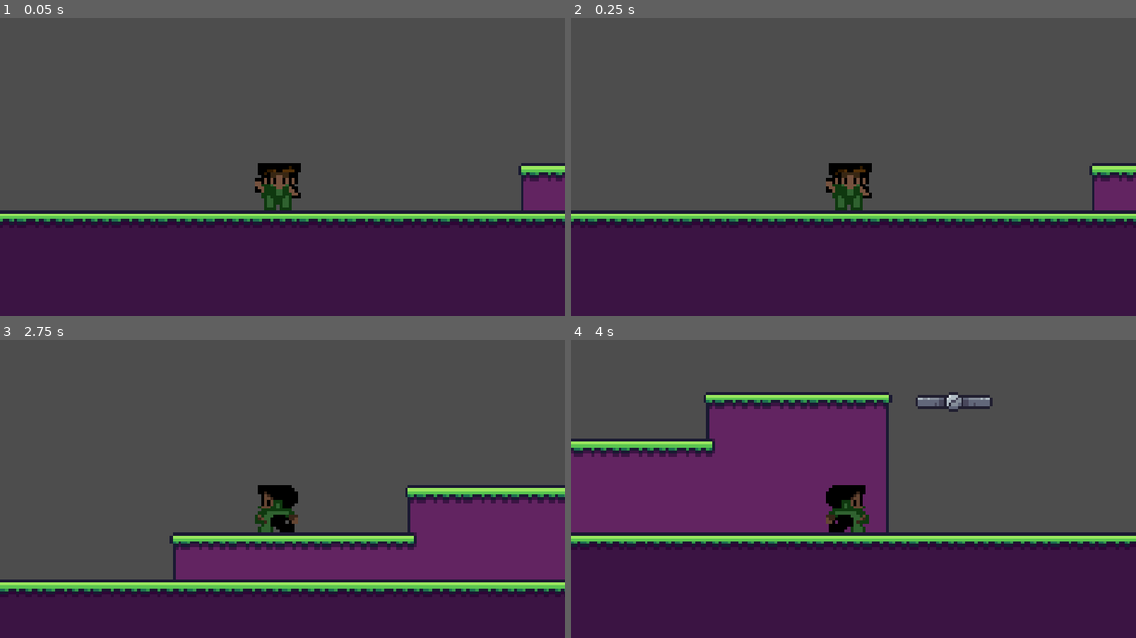
Above: before the commit, frames 1-4 (two rows, left to right).
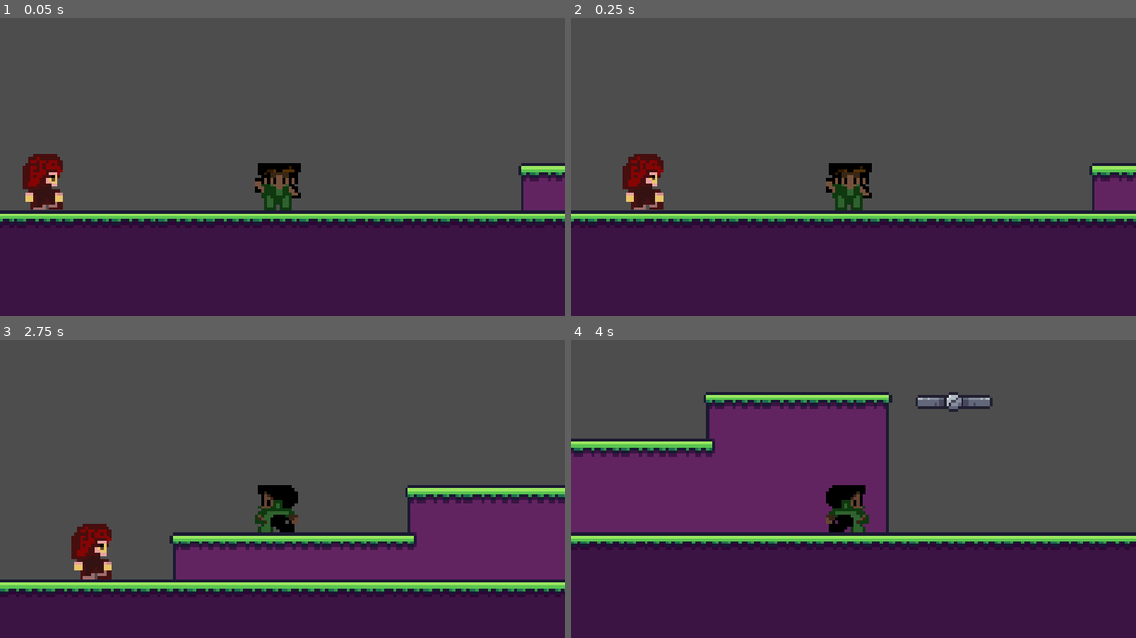
Above: after the commit, the same moments.

Repository: zbushiri/Kingdom-in-Ashes
Game: Godot game, scene res://Assets/Scenes/Areas/area_1.tscn
Same seed, same stepped clock (60 frames per second), same inputs: the game is played once before the commit and once after it.
Inputs:
- Up to frame 1 (0.05 s): no input
- Up to frame 2 (0.25 s): no input
- Up to frame 3 (2.75 s): hold Right (move_right) 0.53-2.03 s; tap Up (jump) at 0.77, 1.52 s; hold Left (move_left) from 2.03 s (still down)
- Up to frame 4 (4 s): release Left (move_left) at 2.78 s; hold Right (move_right) from 2.78 s (still down); tap Up (jump) at 3.02, 3.77 s

The runs differ from the first frame. In frame 1, 1.1% of the frame differs, in the area x 4-12%, y 45-65%; in frame 2, 1.1%, in the area x 9-17%, y 45-65%; in frame 3, 1.1%; in frame 4, nothing differs.

Commit message:
added npc

Diff:
--- a/kingdoms-in-ashes/Assets/Scenes/Areas/area_1.tscn
+++ b/kingdoms-in-ashes/Assets/Scenes/Areas/area_1.tscn
@@ -3,6 +3,7 @@
 [ext_resource type="Texture2D" uid="uid://b6tix2worqde0" path="res://Assets/Sprites/tiles.png" id="1_uidp5"]
 [ext_resource type="PackedScene" uid="uid://deak1oafcweoo" path="res://Assets/Scenes/player.tscn" id="2_3uyhe"]
 [ext_resource type="PackedScene" uid="uid://b8vtcpladvvvg" path="res://Assets/Scenes/moving_platform_large.tscn" id="3_8wi1m"]
+[ext_resource type="PackedScene" uid="uid://civj7sn3paccl" path="res://Assets/Scenes/npc.tscn" id="4_ql8qi"]
 
 [sub_resource type="TileSetAtlasSource" id="TileSetAtlasSource_8wi1m"]
 texture = ExtResource("1_uidp5")
@@ -396,6 +397,9 @@
 tile_map_data = PackedByteArray("AAAJAAAAAAABAAIAAAAJAP//AAABAAAAAAAIAAAAAAABAAIAAAAIAP//AAABAAAAAAAHAAAAAAABAAIAAAAHAP …(1184 unchanged characters)…
 tile_set = SubResource("TileSet_3owmv")
 
+[node name="npc" parent="." unique_id=82522910 instance=ExtResource("4_ql8qi")]
+position = Vector2(-83, -9)
+
 [node name="Player" parent="." unique_id=1531094566 instance=ExtResource("2_3uyhe")]
 z_index = 1
 position = Vector2(0, -3)
--- /dev/null
+++ b/kingdoms-in-ashes/Assets/Scenes/npc.tscn
@@ -0,0 +1,18 @@
+[gd_scene format=3 uid="uid://civj7sn3paccl"]
+
+[ext_resource type="Script" uid="uid://hajqpsq1ky18" path="res://Assets/Scripts/npc.gd" id="1_peea3"]
+[ext_resource type="Texture2D" uid="uid://dg667vh2di4tq" path="res://Assets/Sprites/ladybugNPC.png" id="2_7a58h"]
+
+[sub_resource type="CapsuleShape2D" id="CapsuleShape2D_3owmv"]
+radius = 7.0
+height = 18.0
+
+[node name="CharacterBody2D" type="CharacterBody2D" unique_id=82522910]
+collision_layer = 4
+script = ExtResource("1_peea3")
+
+[node name="Sprite2D" type="Sprite2D" parent="." unique_id=397106260]
+texture = ExtResource("2_7a58h")
+
+[node name="CollisionShape2D" type="CollisionShape2D" parent="." unique_id=731790305]
+shape = SubResource("CapsuleShape2D_3owmv")
--- a/kingdoms-in-ashes/Assets/Scenes/player.tscn
+++ b/kingdoms-in-ashes/Assets/Scenes/player.tscn
@@ -79,6 +79,7 @@
 height = 16.0
 
 [node name="Player" type="CharacterBody2D" unique_id=1531094566]
+collision_layer = 4
 collision_mask = 3
 script = ExtResource("1_7dd06")
 speed = 5.0
--- /dev/null
+++ b/kingdoms-in-ashes/Assets/Scripts/npc.gd
@@ -0,0 +1,29 @@
+extends CharacterBody2D
+
+@export var speed = 50
+@export var patrol_distance = 200
+
+var direction = 1
+var start_position = Vector2.ZERO
+
+func _ready():
+	start_position = global_position
+
+func _physics_process(delta):
+	# Movement
+	velocity.x = speed * direction
+	velocity.y += 200 * delta  # Gravity
+
+	move_and_slide()
+
+	# If hit wall, turn around
+	if is_on_wall():
+		direction *= -1
+
+	# Turn around at patrol distance
+	if abs(global_position.x - start_position.x) > patrol_distance:
+		direction *= -1
+
+	# Face direction
+	if has_node("Sprite2D"):
+		$Sprite2D.flip_h = (direction < 0)
Not shown, added: kingdoms-in-ashes/Assets/Scripts/npc.gd.uid
Binary file added: kingdoms-in-ashes/Assets/Sprites/ladybugNPC.png
Not shown, added: kingdoms-in-ashes/Assets/Sprites/ladybugNPC.png.import
